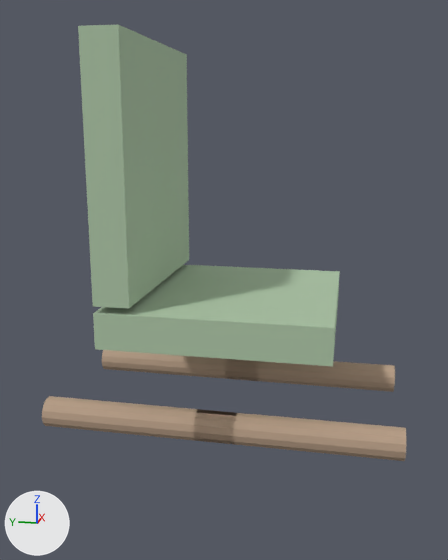
The glTF model public/builder-assets/openlife/dining_chair.glb as it was, and as the next commit left it.
The view is the same before and after, from a 50 mm lens placed at (-1.424, -0.265, 0.869), pointed at (-0.006, 0.018, 0.515). The lights are fixed; the arrows at lower left show +X, +Y and +Z. The picture after the commit comes second.

Objects in the first picture: 'p000', 'p001', 'p002', 'p003', 'p004', 'p005'.
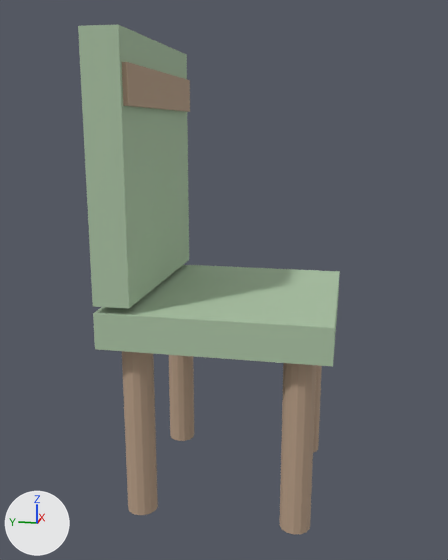
The change in detail:
Object 'p002' (ob_p002) moves from (0.0, 0.0, 0.0) to (0.0, 0.04, 0.4).
Object 'p002' (ob_p002) turns from (0, 0, 0) to (90, 0, 0) degrees about x, y and z.
Object 'p003' (ob_p003) moves from (0.0, 0.0, 0.0) to (0.0, 0.04, 0.4).
Object 'p003' (ob_p003) turns from (0, 0, 0) to (90, 0, 0) degrees about x, y and z.
Object 'p004' (ob_p004) moves from (0.0, 0.0, 0.0) to (0.0, 0.4, 0.04).
Object 'p004' (ob_p004) turns from (0, 0, 0) to (90, 0, 0) degrees about x, y and z.
Object 'p005' (ob_p005) moves from (0.0, 0.0, 0.0) to (0.0, 0.4, 0.04).
Object 'p005' (ob_p005) turns from (0, 0, 0) to (90, 0, 0) degrees about x, y and z.
Object 'p006' (ob_p006) moves from (0.0, 0.0, 0.0) to (0.0, -0.02, 0.0).

What differs and where, as boxes [x1, y1, x2, y2] in the pictures (448 x 560 px):
'p002', moved, turned: before [194, 409, 406, 461]; after [279, 363, 316, 534]
'p004', moved, turned: before [42, 396, 236, 444]; after [122, 351, 158, 515]
'p005', moved, turned: before [102, 350, 259, 381]; after [169, 355, 194, 441]
'p003', moved, turned: before [225, 359, 395, 392]; after [313, 365, 322, 452]
'p006', moved (not visible before): after [122, 62, 190, 112]
